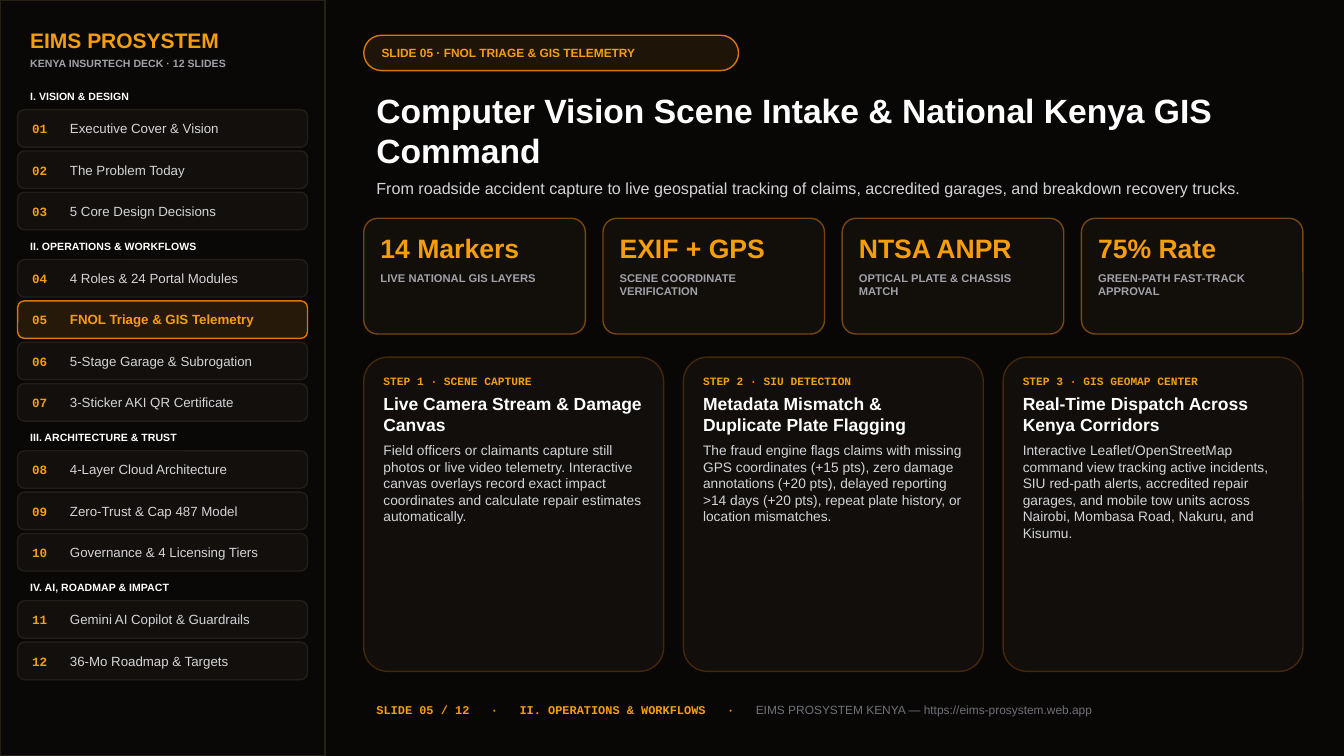
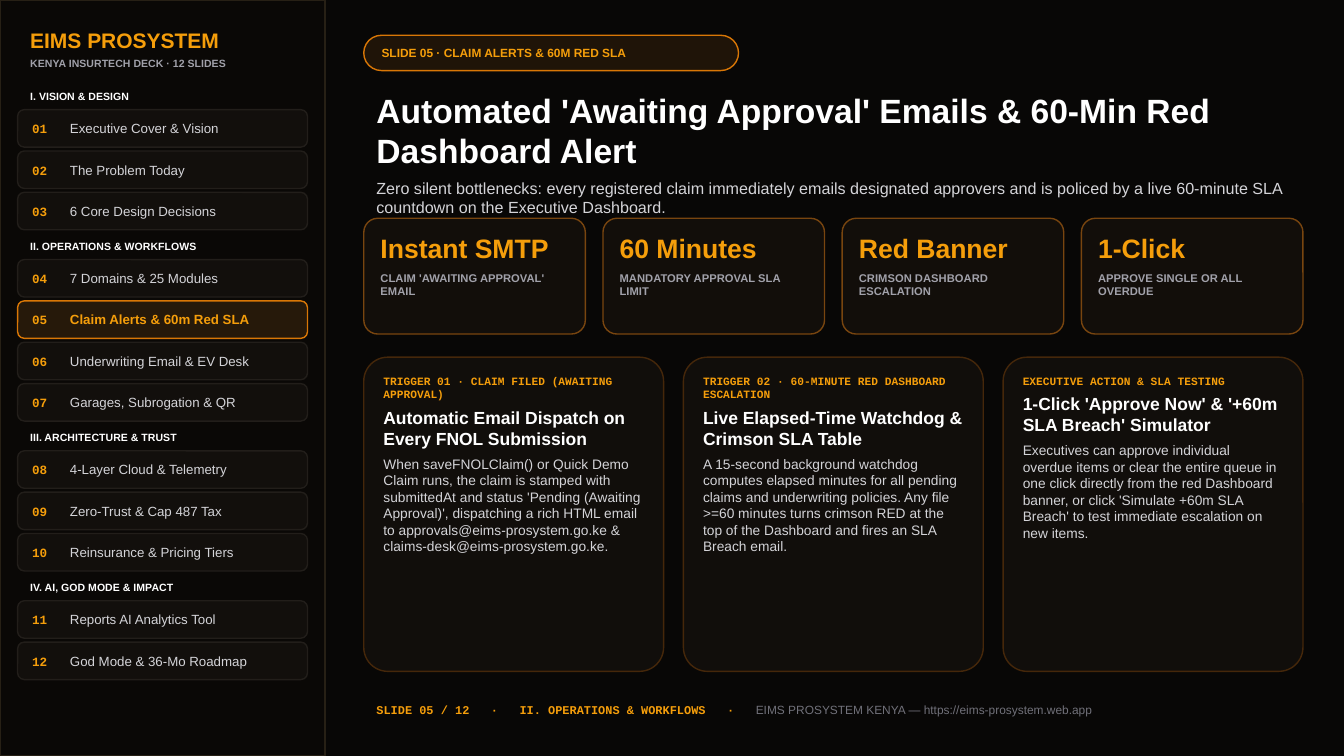
Before and after one commit to tokgot-debug/eims-prosystem, a slide deck: slide 5 of public/EIMS_ProSystem_Pitch_Deck.pptx. Drawn at 1344x756 pixels with LibreOffice and Linux fonts; fonts in the diff are those of the drawing. Boxes give left, top, right and bottom in pixels: in the first picture for what was removed or moved away, otherwise in the second. Text is boxed around its words. In the diff, an @@ line names an element or a change of style, - is before the commit and + after.

```diff
--- a/public/EIMS_ProSystem_Pitch_Deck.pptx
+++ b/public/EIMS_ProSystem_Pitch_Deck.pptx
@@ text in rounded rectangle at (382, 48, 626, 57): text changed @@
-SLIDE 05 · FNOL TRIAGE & GIS TELEMETRY
+SLIDE 05 · CLAIM ALERTS & 60M RED SLA
@@ text at (376, 98, 1282, 213): text changed @@
-Computer Vision Scene Intake & National Kenya GIS Command
-From roadside accident capture to live geospatial tracking of claims, accredited garages, and breakdown recovery trucks.
+Automated 'Awaiting Approval' Emails & 60-Min Red Dashboard Alert
+Zero silent bottlenecks: every registered claim immediately emails designated approvers and is policed by a live 60-minute SLA countdown on the Executive Dashboard.
@@ text in rounded rectangle at (380, 239, 549, 295): text changed @@
-14 Markers
-LIVE NATIONAL GIS LAYERS
+Instant SMTP
+CLAIM 'AWAITING APPROVAL' EMAIL
@@ text in rounded rectangle at (620, 238, 780, 295): text changed @@
-EXIF + GPS
-SCENE COORDINATE VERIFICATION
+60 Minutes
+MANDATORY APPROVAL SLA LIMIT
@@ text in rounded rectangle at (859, 238, 1007, 295): text changed @@
-NTSA ANPR
-OPTICAL PLATE & CHASSIS MATCH
+Red Banner
+CRIMSON DASHBOARD ESCALATION
@@ text in rounded rectangle at (1098, 238, 1243, 295): text changed @@
-75% Rate
-GREEN-PATH FAST-TRACK APPROVAL
+1-Click
+APPROVE SINGLE OR ALL OVERDUE
@@ text in rounded rectangle at (32, 273, 218, 283): text changed @@
-04 4 Roles & 24 Portal Modules
+04 7 Domains & 25 Modules
@@ text in rounded rectangle at (32, 314, 250, 324): text changed @@
-05 FNOL Triage & GIS Telemetry
+05 Claim Alerts & 60m Red SLA
@@ text in rounded rectangle at (32, 356, 249, 369): text changed @@
-06 5-Stage Garage & Subrogation
+06 Underwriting Email & EV Desk
@@ text in rounded rectangle at (383, 377, 640, 554): text changed @@
-STEP 1 · SCENE CAPTURE
-Live Camera Stream & Damage Canvas
-Field officers or claimants capture still photos or live video telemetry. Interactive canvas overlays record exact impact coordinates and calculate repair estimates automatically.
+TRIGGER 01 · CLAIM FILED (AWAITING APPROVAL)
+Automatic Email Dispatch on Every FNOL Submission
+When saveFNOLClaim() or Quick Demo Claim runs, the claim is stamped with submittedAt and status 'Pending (Awaiting Approval)', dispatching a rich HTML email to approvals@eims-prosystem.go.ke & claims-desk@eims-prosystem.go.ke.
@@ text in rounded rectangle at (703, 377, 957, 551): text changed @@
-STEP 2 · SIU DETECTION
-Metadata Mismatch & Duplicate Plate Flagging
-The fraud engine flags claims with missing GPS coordinates (+15 pts), zero damage annotations (+20 pts), delayed reporting >14 days (+20 pts), repeat plate history, or location mismatches.
+TRIGGER 02 · 60-MINUTE RED DASHBOARD ESCALATION
+Live Elapsed-Time Watchdog & Crimson SLA Table
+A 15-second background watchdog computes elapsed minutes for all pending claims and underwriting policies. Any file >=60 minutes turns crimson RED at the top of the Dashboard and fires an SLA Breach email.
@@ text in rounded rectangle at (1023, 377, 1277, 538): text changed @@
-STEP 3 · GIS GEOMAP CENTER
-Real-Time Dispatch Across Kenya Corridors
-Interactive Leaflet/OpenStreetMap command view tracking active incidents, SIU red-path alerts, accredited repair garages, and mobile tow units across Nairobi, Mombasa Road, Nakuru, and Kisumu.
+EXECUTIVE ACTION & SLA TESTING
+1-Click 'Approve Now' & '+60m SLA Breach' Simulator
+Executives can approve individual overdue items or clear the entire queue in one click directly from the red Dashboard banner, or click 'Simulate +60m SLA Breach' to test immediate escalation on new items.
@@ text in rounded rectangle at (32, 397, 236, 410): text changed @@
-07 3-Sticker AKI QR Certificate
+07 Garages, Subrogation & QR
@@ text in rounded rectangle at (32, 464, 226, 477): text changed @@
-08 4-Layer Cloud Architecture
+08 4-Layer Cloud & Telemetry
@@ text in rounded rectangle at (32, 506, 222, 519): text changed @@
-09 Zero-Trust & Cap 487 Model
+09 Zero-Trust & Cap 487 Tax
@@ text in rounded rectangle at (32, 547, 234, 560): text changed @@
-10 Governance & 4 Licensing Tiers
+10 Reinsurance & Pricing Tiers
@@ text at (30, 583, 173, 593): text changed @@
-IV. AI, ROADMAP & IMPACT
+IV. AI, GOD MODE & IMPACT
@@ text in rounded rectangle at (32, 614, 215, 627): text changed @@
-11 Gemini AI Copilot & Guardrails
+11 Reports AI Analytics Tool
@@ text in rounded rectangle at (32, 656, 247, 669): text changed @@
-12 36-Mo Roadmap & Targets
+12 God Mode & 36-Mo Roadmap
```
Also in this commit, not shown: 11 other slides changed, 1 other file.
